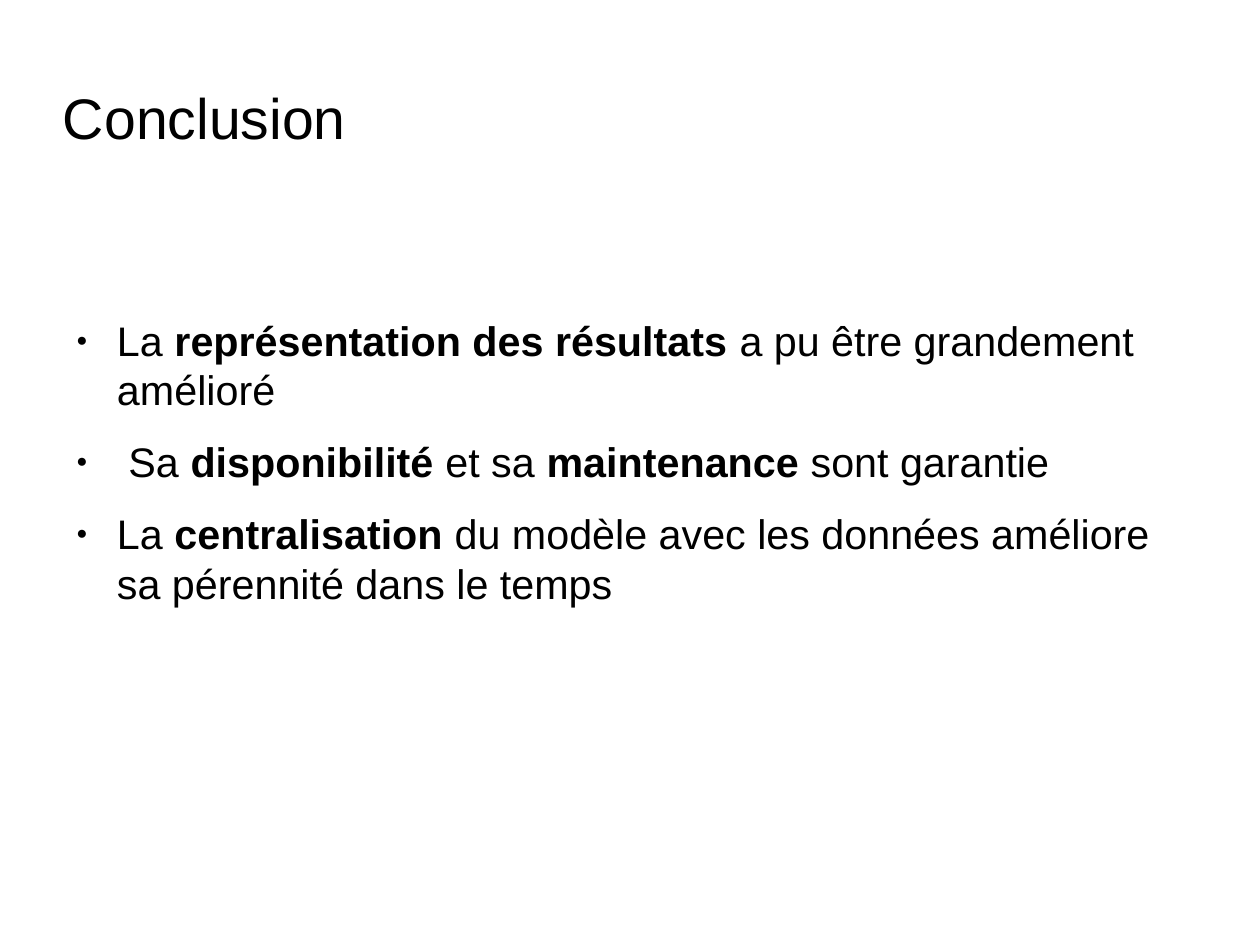
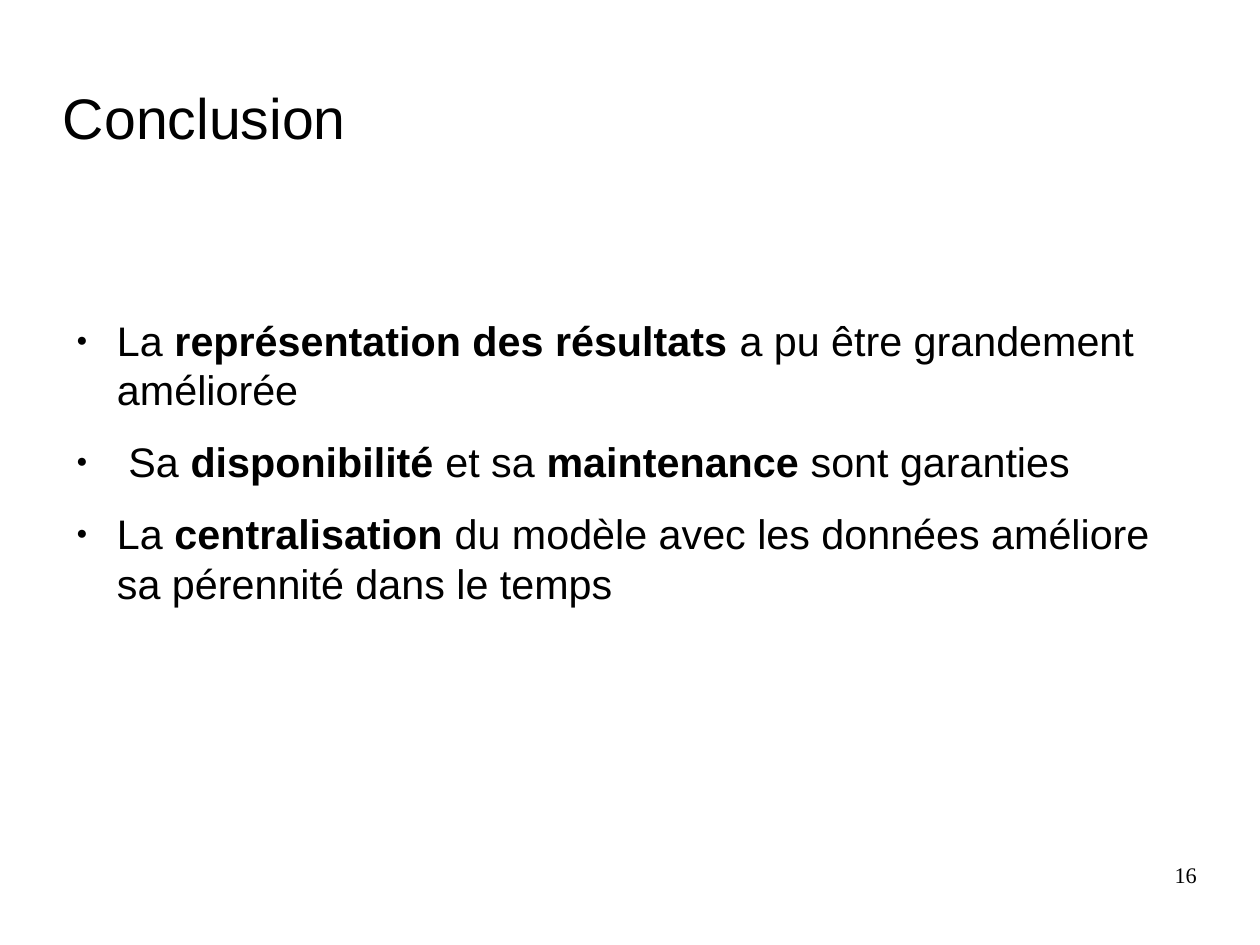
Before and after one commit to nesta7/designProject, a slide deck: slide 16 of presentation_6_juin_Broc.odp. Drawn at 1260x945 pixels with LibreOffice and Linux fonts; fonts in the diff are those of the drawing; background and template pictures are left out. Boxes give left, top, right and bottom in pixels: in the first picture for what was removed or moved away, otherwise in the second. Text is boxed around its words. In the diff, an @@ line names an element or a change of style, - is before the commit and + after.

```diff
--- a/presentation_6_juin_Broc.odp
+++ b/presentation_6_juin_Broc.odp
@@ text at bbox=[117, 325, 1134, 485]: text changed @@
-● La représentation des résultats a pu être grandement amélioré
-● Sa disponibilité et sa maintenance sont garantie
+● La représentation des résultats a pu être grandement améliorée
+● Sa disponibilité et sa maintenance sont garanties
@@ page number added at bbox=[1175, 868, 1197, 884], 14 pt, text #000000 @@
+16
```
Also in this commit, not shown: 15 other slides changed, 1 other file.
